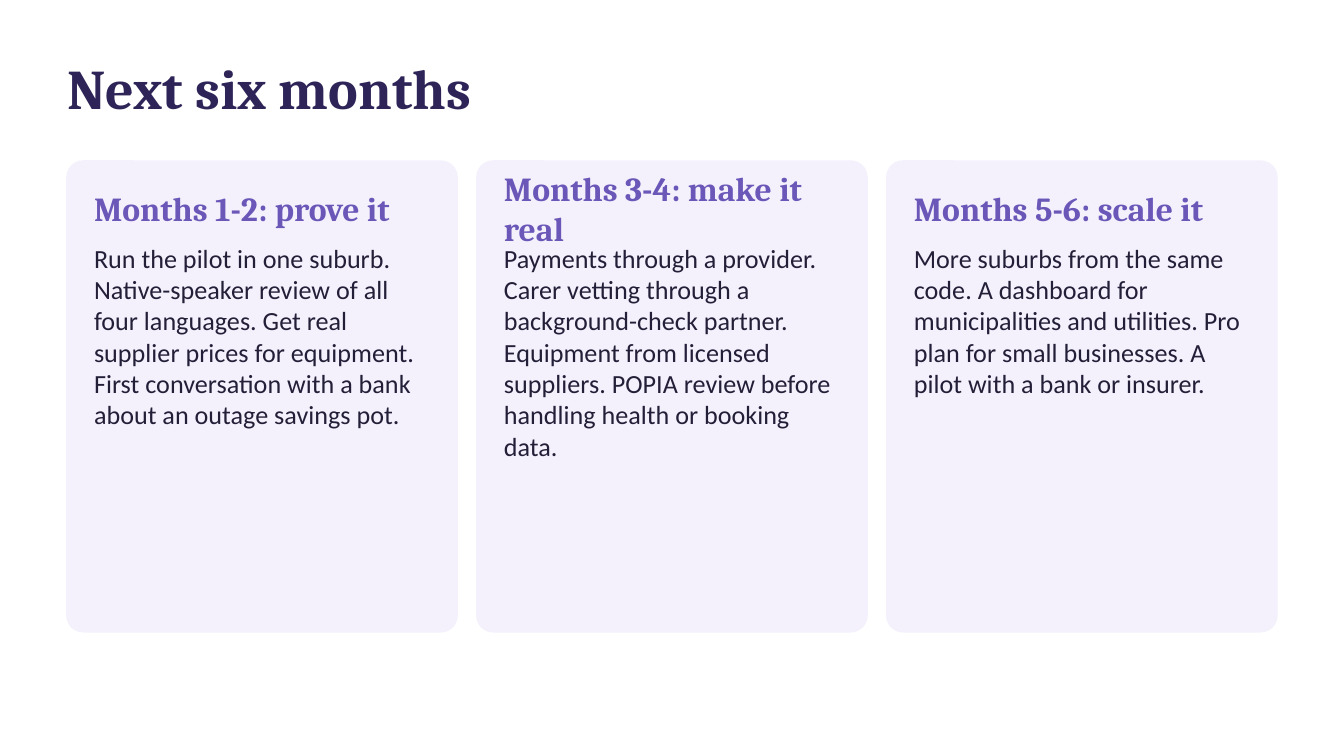
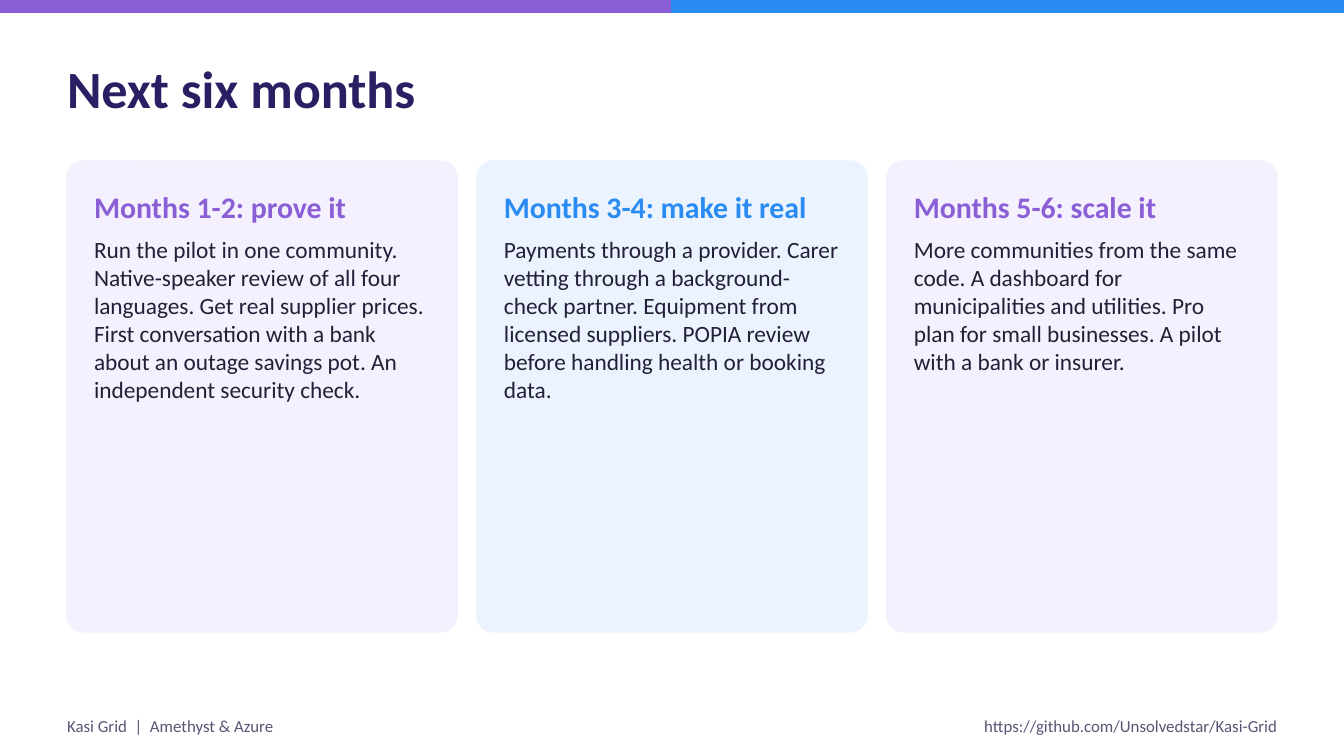
Before and after one commit to Unsolvedstar/Kasi-Grid, a slide deck: slide 16 of submission/Kasi-Grid-deck.pptx (slide 13 before the commit). Drawn at 1344x756 pixels with LibreOffice and Linux fonts; fonts in the diff are those of the drawing. Boxes give left, top, right and bottom in pixels: in the first picture for what was removed or moved away, otherwise in the second. Text is boxed around its words. In the diff, an @@ line names an element or a change of style, - is before the commit and + after.

```diff
--- a/submission/Kasi-Grid-deck.pptx
+++ b/submission/Kasi-Grid-deck.pptx
@@ rectangle added at (x1=0, y1=0, x2=1344, y2=12), fill #8A5FD6, outline #8A5FD6 1 pt @@
@@ rectangle added at (x1=672, y1=0, x2=1344, y2=12), fill #2A8BF2, outline #2A8BF2 1 pt @@
@@ text "Next six months" at (x1=67, y1=71, x2=415, y2=109): size 30 to 28 pt, font Cambria to Calibri, text colour #2E2457 to #2B1F63 @@
@@ rounded rectangle at (x1=67, y1=161, x2=457, y2=632): fill #F4F1FC to #F4F0FD; outline #F4F1FC 1 pt to #F4F0FD 1 pt @@
@@ rounded rectangle at (x1=477, y1=161, x2=867, y2=632): fill #F4F1FC to #EAF3FE; outline #F4F1FC 1 pt to #EAF3FE 1 pt @@
@@ rounded rectangle at (x1=887, y1=161, x2=1277, y2=632): fill #F4F1FC to #F4F0FD; outline #F4F1FC 1 pt to #F4F0FD 1 pt @@
@@ text "Months 1-2: prove it" at (x1=94, y1=197, x2=346, y2=223): size 18 to 16 pt, font Cambria to Calibri, text colour #6A57B8 to #8A5FD6 @@
@@ text "Months 3-4: make it real" at (x1=504, y1=197, x2=806, y2=218): size 18 to 16 pt, font Cambria to Calibri, text colour #6A57B8 to #2A8BF2 @@
@@ text "Months 5-6: scale it" at (x1=914, y1=197, x2=1156, y2=218): size 18 to 16 pt, font Cambria to Calibri, text colour #6A57B8 to #8A5FD6 @@
@@ text "Payments through a provider. Carer ..." moved from (x1=504, y1=250, x2=831, y2=456) to (x1=504, y1=241, x2=838, y2=398) @@
@@ text "Payments through a provider. Carer ..." at (x1=504, y1=241, x2=838, y2=398): size 14 to 12.5 pt @@
@@ text at (x1=94, y1=241, x2=424, y2=402): text changed; size 14 to 12.5 pt @@
-Run the pilot in one suburb. Native-speaker review of all four languages. Get real supplier prices for equipment. First conversation with a bank about an outage savings pot.
+Run the pilot in one community. Native-speaker review of all four languages. Get real supplier prices. First conversation with a bank about an outage savings pot. An independent security check.
@@ text at (x1=914, y1=241, x2=1237, y2=370): text changed; size 14 to 12.5 pt @@
-More suburbs from the same code. A dashboard for municipalities and utilities. Pro plan for small businesses. A pilot with a bank or insurer.
+More communities from the same code. A dashboard for municipalities and utilities. Pro plan for small businesses. A pilot with a bank or insurer.
@@ text added at (x1=67, y1=720, x2=273, y2=735), 9 pt, text #5A5475 @@
+Kasi Grid | Amethyst & Azure
@@ text added at (x1=984, y1=720, x2=1277, y2=735), 9 pt, text #5A5475 @@
+https://github.com/Unsolvedstar/Kasi-Grid
```
Also in this commit, not shown: 9 other slides changed, 7 slides added, 4 slides removed, 43 other files.
